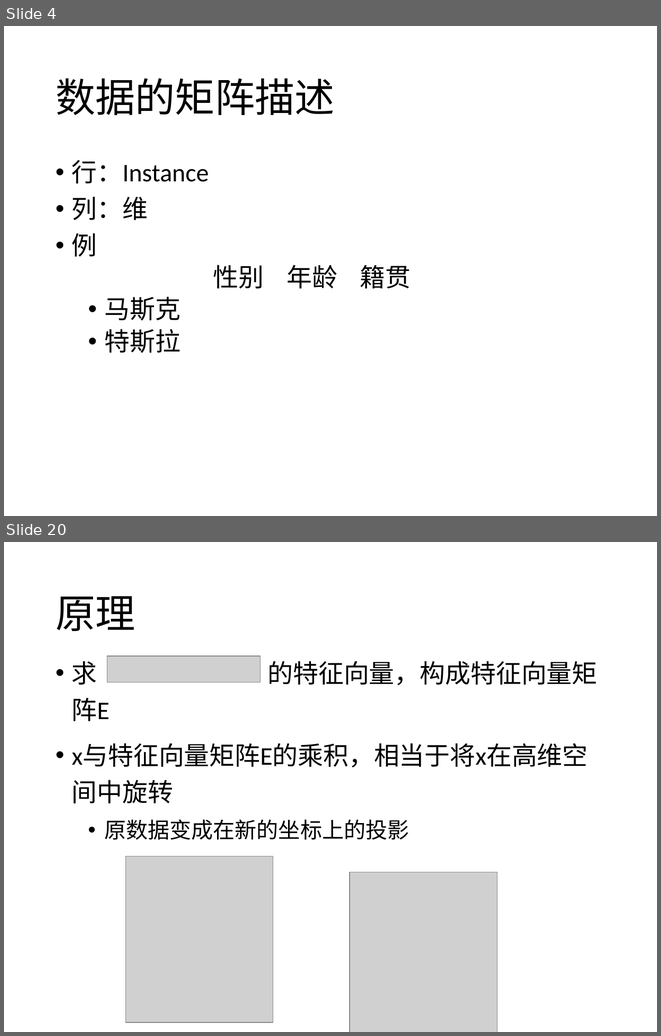
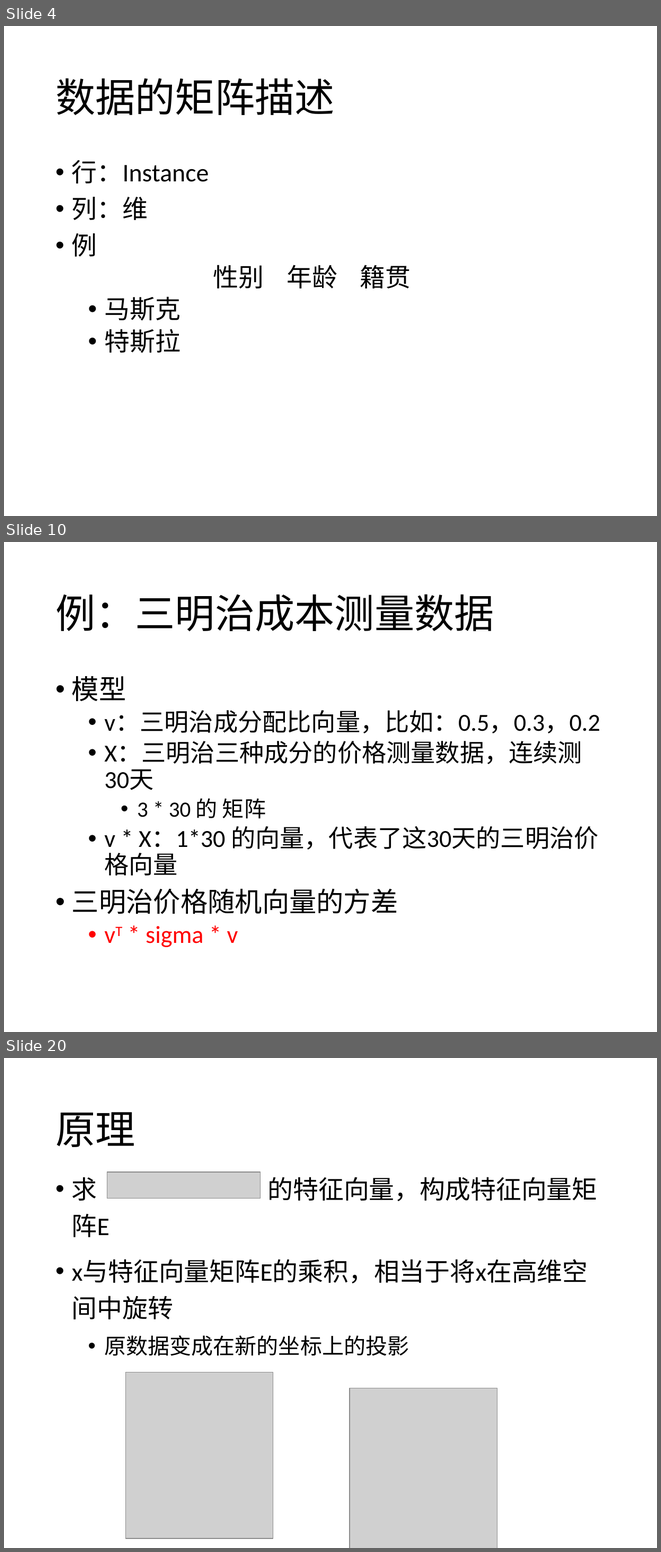
Before and after one commit to yishuai/bigalgo, a slide deck: ppt/13-pca.pptx. Shown one above the other, each under a label of ours: slides 4 and 20 before the commit, slides 4, 10 and 20 after it; the slides between them are not shown. The pictures are 661x1036 and 661x1552 pixels, drawn with LibreOffice and Linux fonts; fonts in the diff are those of the drawing; grey boxes stand for pictures. Boxes give left, top, right and bottom in pixels: in the first picture for what was removed or moved away, otherwise in the second. Text is boxed around its words. In the diff, an @@ line names an element or a change of style, - is before the commit and + after.

```diff
--- a/ppt/13-pca.pptx
+++ b/ppt/13-pca.pptx
@@ slide 10 added at (4,542,657,1032), background #FFFFFF @@
@@ title added at (55,594,494,632), 44 pt, text #000000 @@
+例：三明治成本测量数据
@@ text added at (72,676,600,947), 27 pt, text #000000 @@
+• 模型
+  • v：三明治成分配比向量，比如：0.5，0.3，0.2
+  • X：三明治三种成分的价格测量数据，连续测30天
+    • 3 * 30 的 矩阵
+  • v * X：1*30 的向量，代表了这30天的三明治价格向量
+• 三明治价格随机向量的方差
+  • vT * sigma * v
```
Also in this commit, not shown: 4 slides changed, 15 other slides added, 4 slides removed, 8 other files.
